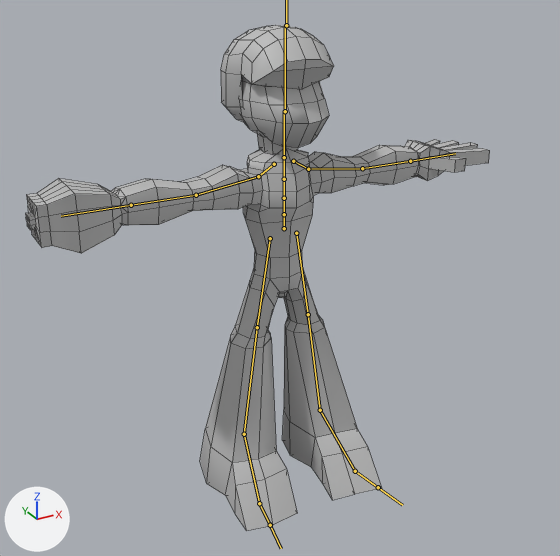
Before and after pictures for a commit that changed the FBX model Assets/Animations/Player@Jump.fbx.
One viewpoint serves both versions: a camera (50 mm lens) standing at (-0.0872, -0.1546, 0.1363) and looking at (-0.0047, -0.0047, 0.0614). Every picture has the same lights, and +X, +Y and +Z are marked at lower left. The bones that bend it are drawn over the model as lines. Mesh edges are drawn as thin lines.

Names of what the first picture shows: 'Megaman1'.
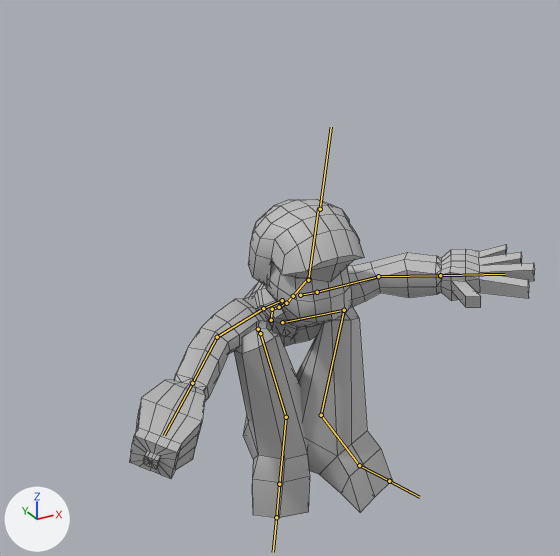
The newer file adds an action. The first version stands in its rest pose; the second is drawn at frame 34 of the action 'Player@Jump2'.

Changed parts and their boxes [x1, y1, x2, y2] in the pictures (560 x 556 px):
'Megaman1', posed (13% narrower, 37% shorter)
    before: [25, 25, 490, 531]
    after: [129, 199, 535, 518]
bone 'mixamorig:Hips', root to tip
    before: (284, 228) to (284, 213)
    after: (271, 320) to (272, 307)
bone 'mixamorig:Spine', root to tip
    before: (284, 214) to (284, 198)
    after: (272, 309) to (279, 307)
bone 'mixamorig:Spine1', root to tip
    before: (284, 198) to (284, 179)
    after: (279, 307) to (286, 303)
bone 'mixamorig:Spine2', root to tip
    before: (284, 179) to (284, 158)
    after: (286, 303) to (292, 296)
bone 'mixamorig:Neck', root to tip
    before: (284, 157) to (284, 111)
    after: (293, 296) to (308, 278)
bone 'mixamorig:Head', root to tip
    before: (285, 111) to (285, 25)
    after: (308, 280) to (318, 207)
bone 'mixamorig:LeftShoulder', root to tip
    before: (293, 161) to (308, 169)
    after: (300, 295) to (317, 292)
bone 'mixamorig:LeftArm', root to tip
    before: (308, 169) to (362, 168)
    after: (317, 292) to (378, 276)
bone 'mixamorig:LeftForeArm', root to tip
    before: (362, 168) to (410, 161)
    after: (378, 276) to (440, 275)
bone 'mixamorig:RightShoulder', root to tip
    before: (274, 164) to (258, 176)
    after: (282, 300) to (263, 308)
bone 'mixamorig:RightArm', root to tip
    before: (258, 176) to (196, 195)
    after: (263, 308) to (217, 337)
bone 'mixamorig:RightForeArm', root to tip
    before: (196, 195) to (131, 205)
    after: (217, 337) to (192, 383)
bone 'mixamorig:LeftUpLeg', root to tip
    before: (296, 233) to (308, 314)
    after: (282, 322) to (344, 310)
bone 'mixamorig:LeftLeg', root to tip
    before: (308, 314) to (320, 410)
    after: (344, 310) to (321, 415)
bone 'mixamorig:LeftFoot', root to tip
    before: (320, 410) to (355, 471)
    after: (321, 415) to (359, 465)
bone 'mixamorig:RightUpLeg', root to tip
    before: (270, 238) to (257, 327)
    after: (258, 329) to (260, 333)
bone 'mixamorig:RightLeg', root to tip
    before: (257, 327) to (244, 434)
    after: (260, 333) to (286, 417)
bone 'mixamorig:RightFoot', root to tip
    before: (244, 434) to (259, 503)
    after: (286, 417) to (279, 484)

The change in detail:
Bone 'mixamorig:Hips' (bone_mixamorig_hips) moves from (0.0, 0.0, 0.0) to (-0.17, -2.68, -0.38).
Bone 'mixamorig:Hips' (bone_mixamorig_hips) turns from (0, 0, 0) to (9, 1, 0) degrees about its own x, y and z.
Bone 'mixamorig:Spine' (bone_mixamorig_spine) turns from (0, 0, 0) to (52, 1, 3) degrees about its own x, y and z.
Bone 'mixamorig:Spine1' (bone_mixamorig_spine1) turns from (0, 0, 0) to (-7, -1, 0) degrees about its own x, y and z.
Bone 'mixamorig:Spine2' (bone_mixamorig_spine2) turns from (0, 0, 0) to (-7, 0, 4) degrees about its own x, y and z.
Bone 'mixamorig:Neck' (bone_mixamorig_neck) turns from (0, 0, 0) to (-3, 0, -2) degrees about its own x, y and z.
Bone 'mixamorig:Head' (bone_mixamorig_head) turns from (0, 0, 0) to (-33, -1, -3) degrees about its own x, y and z.
Bone 'mixamorig:LeftShoulder' (bone_mixamorig_leftshoulder) turns from (0, 0, 0) to (-20, 5, 2) degrees about its own x, y and z.
Bone 'mixamorig:LeftArm' (bone_mixamorig_leftarm) turns from (0, 0, 0) to (-8, -40, 6) degrees about its own x, y and z.
Bone 'mixamorig:LeftForeArm' (bone_mixamorig_leftforearm) turns from (0, 0, 0) to (7, -3, 21) degrees about its own x, y and z.
Bone 'mixamorig:RightShoulder' (bone_mixamorig_rightshoulder) turns from (0, 0, 0) to (-16, -4, -2) degrees about its own x, y and z.
Bone 'mixamorig:RightArm' (bone_mixamorig_rightarm) turns from (0, 0, 0) to (-8, 27, -14) degrees about its own x, y and z.
Bone 'mixamorig:RightForeArm' (bone_mixamorig_rightforearm) turns from (0, 0, 0) to (7, 3, -25) degrees about its own x, y and z.
Bone 'mixamorig:LeftUpLeg' (bone_mixamorig_leftupleg) turns from (0, 0, 0) to (129, -10, -18) degrees about its own x, y and z.
Bone 'mixamorig:LeftLeg' (bone_mixamorig_leftleg) turns from (0, 0, 0) to (-126, 5, 7) degrees about its own x, y and z.
Bone 'mixamorig:LeftFoot' (bone_mixamorig_leftfoot) turns from (0, 0, 0) to (-12, 12, 21) degrees about its own x, y and z.
Bone 'mixamorig:RightUpLeg' (bone_mixamorig_rightupleg) turns from (0, 0, 0) to (131, 16, 28) degrees about its own x, y and z.
Bone 'mixamorig:RightLeg' (bone_mixamorig_rightleg) turns from (0, 0, 0) to (-131, -5, -6) degrees about its own x, y and z.
Bone 'mixamorig:RightFoot' (bone_mixamorig_rightfoot) turns from (0, 0, 0) to (-18, -14, -13) degrees about its own x, y and z.
